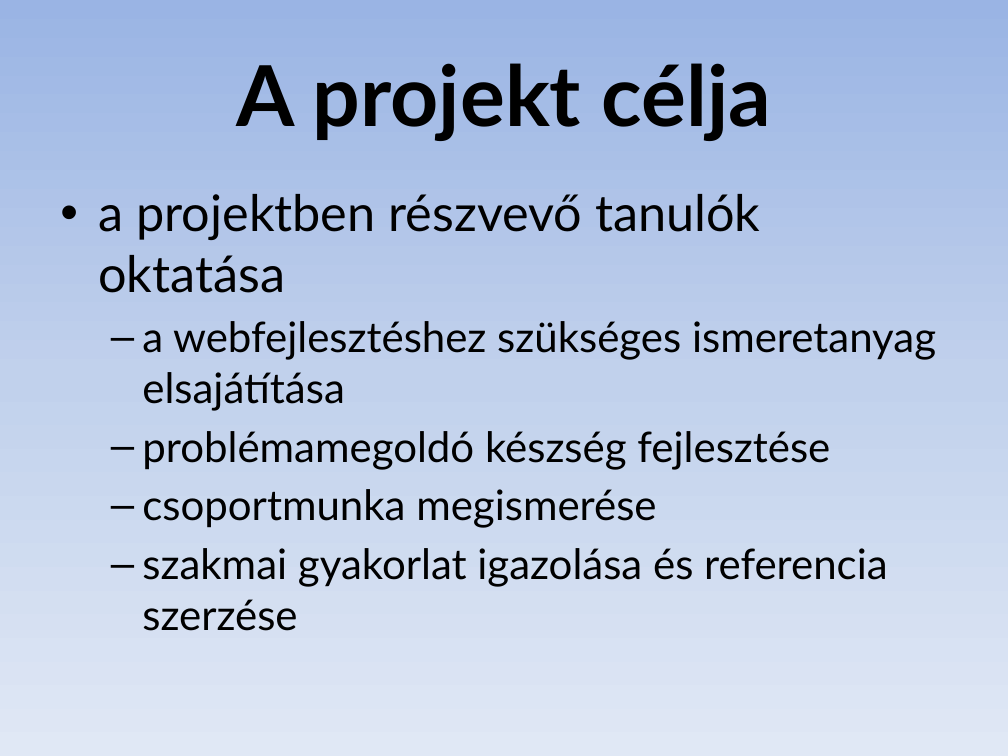
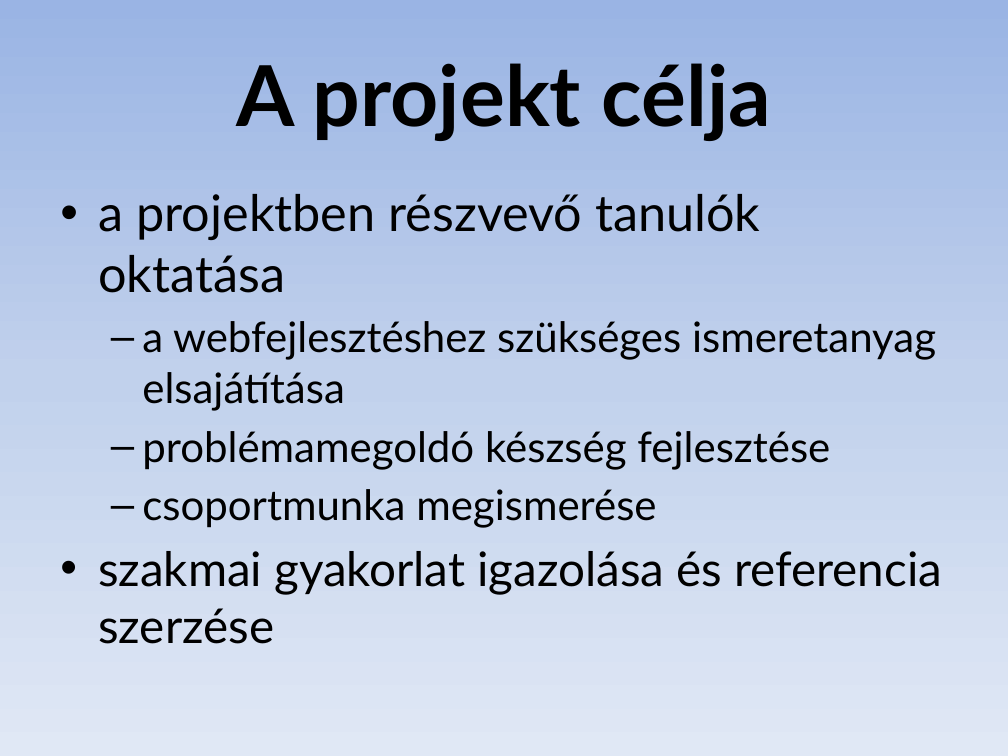
Before and after one commit to tkgellert/w3suli, a slide deck: slide 4 of public_html/letolt/w3_suli_gellert.pptx (slide 5 before the commit). Drawn at 1008x756 pixels with LibreOffice and Linux fonts; fonts in the diff are those of the drawing. Boxes give left, top, right and bottom in pixels: in the first picture for what was removed or moved away, otherwise in the second. Text is boxed around its words. In the diff, an @@ line names an element or a change of style, - is before the commit and + after.

```diff
--- a/public_html/letolt/w3_suli_gellert.pptx
+++ b/public_html/letolt/w3_suli_gellert.pptx
@@ text at (98,551,942,644): size 30 to 34 pt in "szakmai gyakorlat igazolása és referencia szerzése"; bullet – to •; list level 2 to 1 in "szakmai gyakorlat igazolása és referencia ..." @@
```
Also in this commit, not shown: 6 other slides changed, 1 slide removed, 27 other files.
